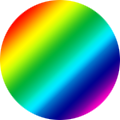
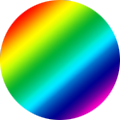
Revision of a layered 120×120 image; what changed, layer by layer:
painted on "gradient" over [0, 0, 120, 120]
